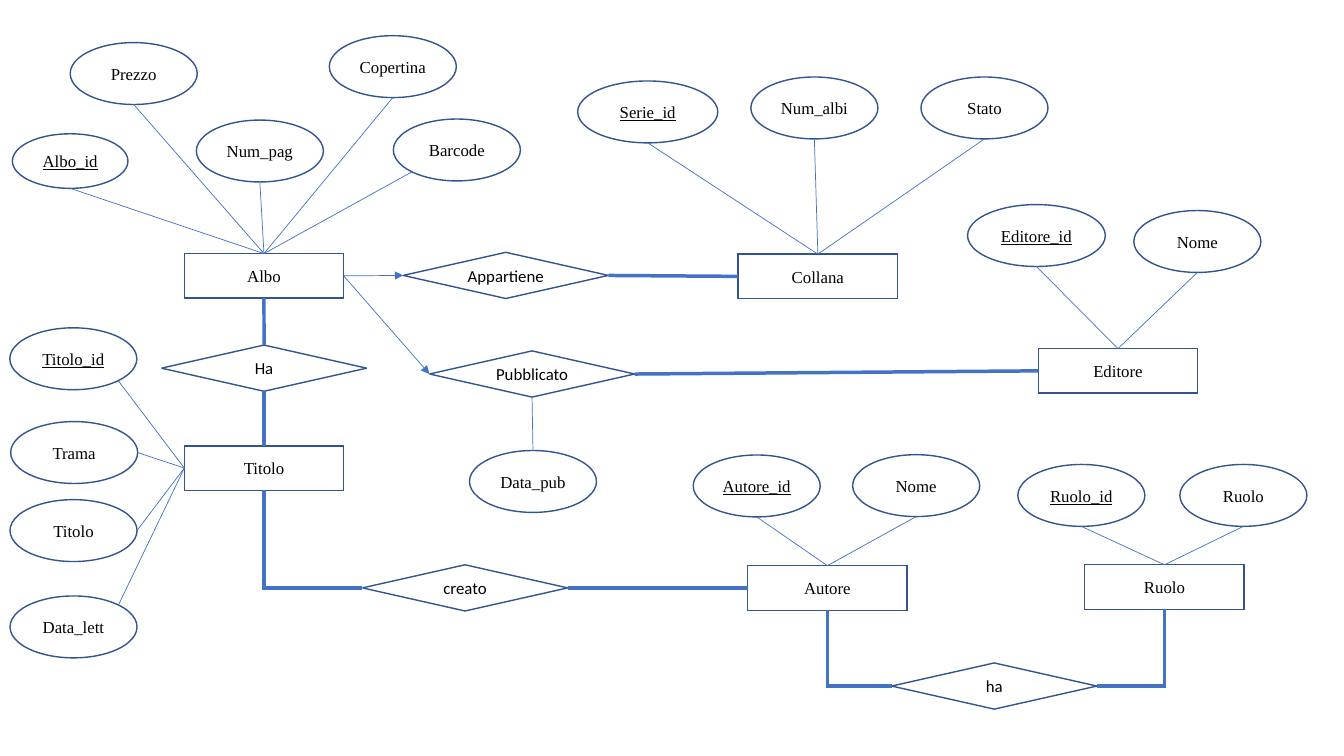
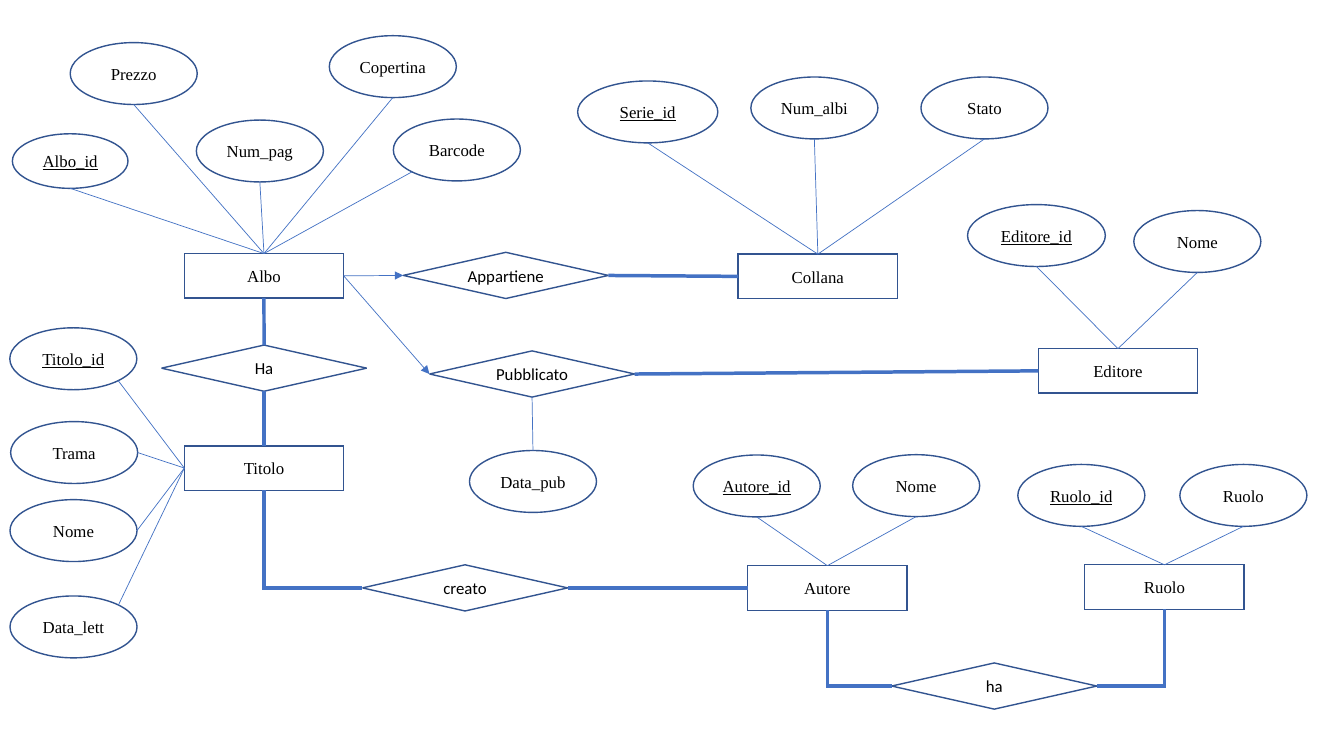
Before and after one commit to dnlx77/Prova, a slide deck: slide 1 of doc/Modello ER database fuemetti.pptx. Drawn at 1344x756 pixels with LibreOffice and Linux fonts; fonts in the diff are those of the drawing. Boxes give left, top, right and bottom in pixels: in the first picture for what was removed or moved away, otherwise in the second. Text is boxed around its words. In the diff, an @@ line names an element or a change of style, - is before the commit and + after.

Commit message:
aggiunta search a titolo

```diff
--- a/doc/Modello ER database fuemetti.pptx
+++ b/doc/Modello ER database fuemetti.pptx
@@ text in ellipse at bbox=[53, 526, 94, 537]: text changed @@
-Titolo
+Nome
```
Also in this commit, not shown: 4 other files.
